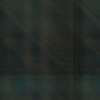
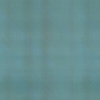
The second (100, 100) image is a revision of the first. Changes to its layers:
hid "Layer 8" over [0, 0, 100, 100]
showed "ltBlue", opacity 100% → 43% over [0, 0, 100, 100]
hid "Black" over [0, 0, 100, 100]
showed "Background" over [0, 0, 100, 100]
